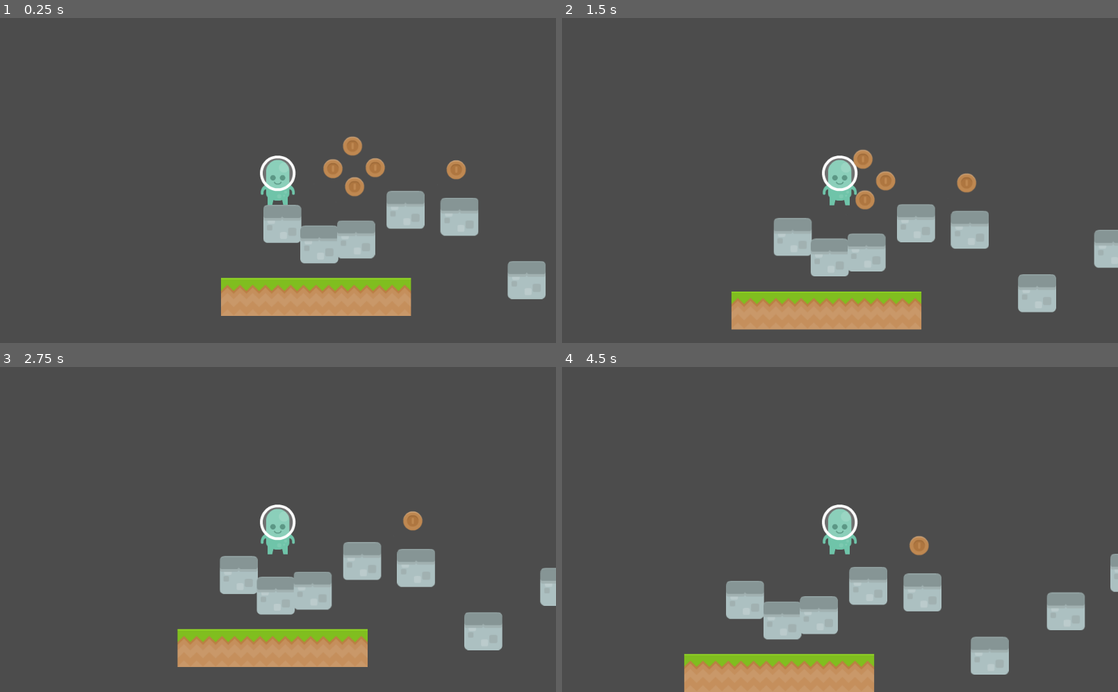
Above: before the commit, frames 1-4 (two rows, left to right).
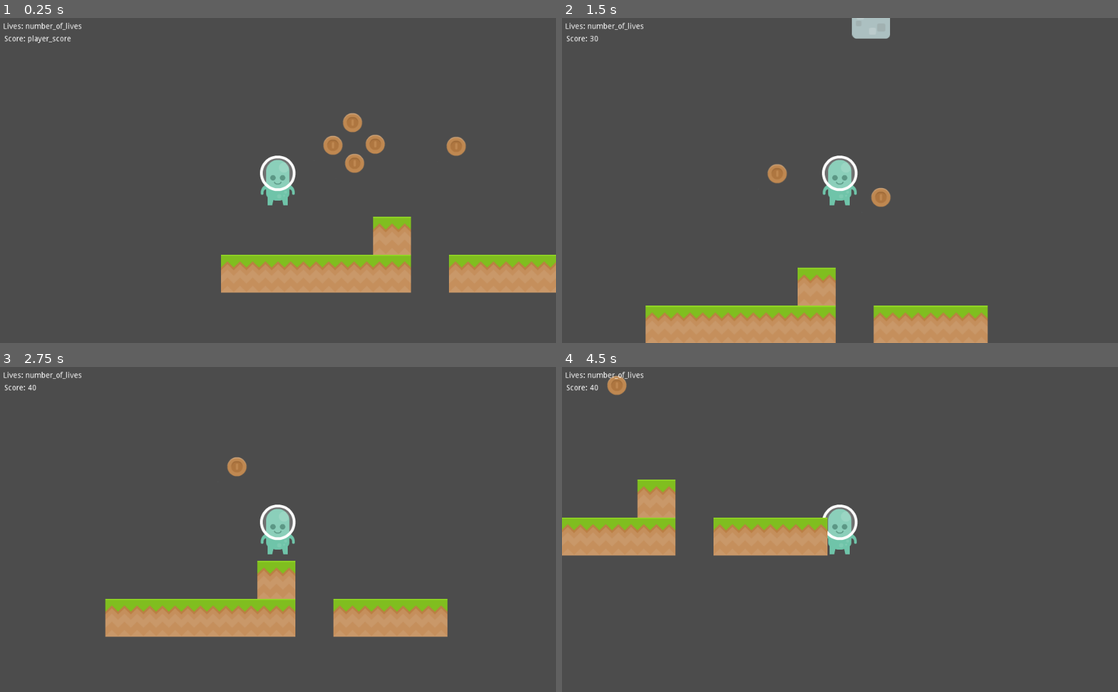
Above: after the commit, the same moments.

Repository: ericdsm/superdupergame
Game: Godot game, scene res://Scenes/TestScene.tscn
Same seed, same stepped clock (60 frames per second), same inputs: the game is played once before the commit and once after it.
Inputs:
- Up to frame 1 (0.25 s): no input
- Up to frame 2 (1.5 s): hold Up (ui_up) 0.53-1.28 s; hold Right (ui_right) from 0.53 s (still down); tap Up (ui_up) at 1.35 s
- Up to frame 3 (2.75 s): tap Up (ui_up) at 1.52, 1.82 s; release Right (ui_right) at 2.03 s; hold Left (ui_left) from 2.03 s (still down); hold Up (ui_up) from 2.03 s (still down)
- Up to frame 4 (4.5 s): release Left (ui_left) at 2.78 s; release Up (ui_up) at 2.78 s; hold Right (ui_right) 2.78-4.28 s; tap Up (ui_up) at 2.85, 3.02, 3.32, 4.35 s; hold Up (ui_up) 3.53-4.28 s; hold Left (ui_left) from 4.28 s (still down)

The runs differ from the first frame. In frame 1, 15% of the frame differs, in the area x 0-100%, y 1-92%; in frame 2, 15%; in frame 3, 15%; in frame 4, 16%, in the area x 0-100%, y 1-100%.

Commit message:
Score

Diff:
--- a/Scenes/TestScene.tscn
+++ b/Scenes/TestScene.tscn
@@ -56,6 +56,23 @@
 [node name="Root" type="Node2D"]
 position = Vector2( -27.2352, -32.1235 )
 
+[node name="CanvasLayer" type="CanvasLayer" parent="."]
+
+[node name="LivesLabel" type="Label" parent="CanvasLayer"]
+anchor_right = 0.51
+margin_left = 5.51953
+margin_top = 8.8972
+margin_right = 150.52
+margin_bottom = 22.8972
+text = "Lives: number_of_lives"
+
+[node name="ScoreLabel" type="Label" parent="CanvasLayer"]
+margin_left = 7.92841
+margin_top = 31.9838
+margin_right = 152.928
+margin_bottom = 45.9838
+text = "Score: player_score"
+
 [node name="Player" type="Node2D" parent="."]
 position = Vector2( -0.95001, 123.5 )
 __meta__ = {
@@ -81,6 +98,7 @@
 
 [node name="Blocks" type="Node2D" parent="Level"]
 editor/display_folded = true
+position = Vector2( -147.685, -531.666 )
 
 [node name="Block" type="Node2D" parent="Level/Blocks"]
 editor/display_folded = true
@@ -237,7 +255,7 @@
 tile_set = SubResource( 6 )
 cell_size = Vector2( 70, 70 )
 format = 1
-tile_data = PoolIntArray( 327681, 0, 0, 327682, 0, 0, 327683, 0, 0, 327684, 0, 0, 327685, 0, 0 )
+tile_data = PoolIntArray( 262149, 0, 0, 327681, 0, 0, 327682, 0, 0, 327683, 0, 0, 327684, 0, 0, 327685, 0, 0, 327687, 0, 0, 327688, 0, 0, 327689, 0, 0 )
 [connection signal="coin_collected" from="Level/Coins/Coin" to="Player/KinematicBody2D" method="_on_Coin_coin_collected"]
 [connection signal="coin_collected" from="Level/Coins/Coin2" to="Player/KinematicBody2D" method="_on_Coin_coin_collected"]
 [connection signal="coin_collected" from="Level/Coins/Coin3" to="Player/KinematicBody2D" method="_on_Coin_coin_collected"]
--- /dev/null
+++ b/Scripts/GameData.gd
@@ -0,0 +1,16 @@
+extends Node
+
+# Declare member variables here. Examples:
+# var a = 2
+# var b = "text"
+
+export var lives = 3
+export var score = 0
+
+# Called when the node enters the scene tree for the first time.
+func _ready():
+	pass # Replace with function body.
+
+# Called every frame. 'delta' is the elapsed time since the previous frame.
+#func _process(delta):
+#	pass
--- a/Scripts/PlayerController.gd
+++ b/Scripts/PlayerController.gd
@@ -10,26 +10,28 @@
 
 var move = Vector2()
 
-var score = 0
+onready var GameData = get_node("/root/GameData")
+onready var LivesLabel = get_node("/root/Root/CanvasLayer/LivesLabel")
+onready var ScoreLabel = get_node("/root/Root/CanvasLayer/ScoreLabel")
 
 # Called every frame. 'delta' is the elapsed time since the previous frame.
 func _process(delta):
 	if Input.is_action_pressed("ui_right"):
-		move.x = 100
+		move.x = 200
 	elif Input.is_action_pressed("ui_left"):
-		move.x = -100
+		move.x = -200
 	else:
 		move.x = 0
 
 	if is_on_floor():
 		move.y = 0
 		if Input.is_action_pressed("ui_up"):
-			move.y = -300
+			move.y = -300 * 1.5
 	else:
-		move.y += 9.8
+		move.y += 9.8 * 2
 
-	move_and_slide(move, Vector2.UP)
+	move_and_slide(move * delta * 80, Vector2.UP)
 
 func _on_Coin_coin_collected():
-	score += 10
-	print(score)
+	GameData.score += 10
+	ScoreLabel.set_text(str("Score: ", GameData.score))
--- a/project.godot
+++ b/project.godot
@@ -19,6 +19,10 @@
 run/main_scene="res://Scenes/TestScene.tscn"
 config/icon="res://Sprites/icon.png"
 
+[autoload]
+
+GameData="*res://Scripts/GameData.gd"
+
 [rendering]
 
 quality/driver/driver_name="GLES2"
